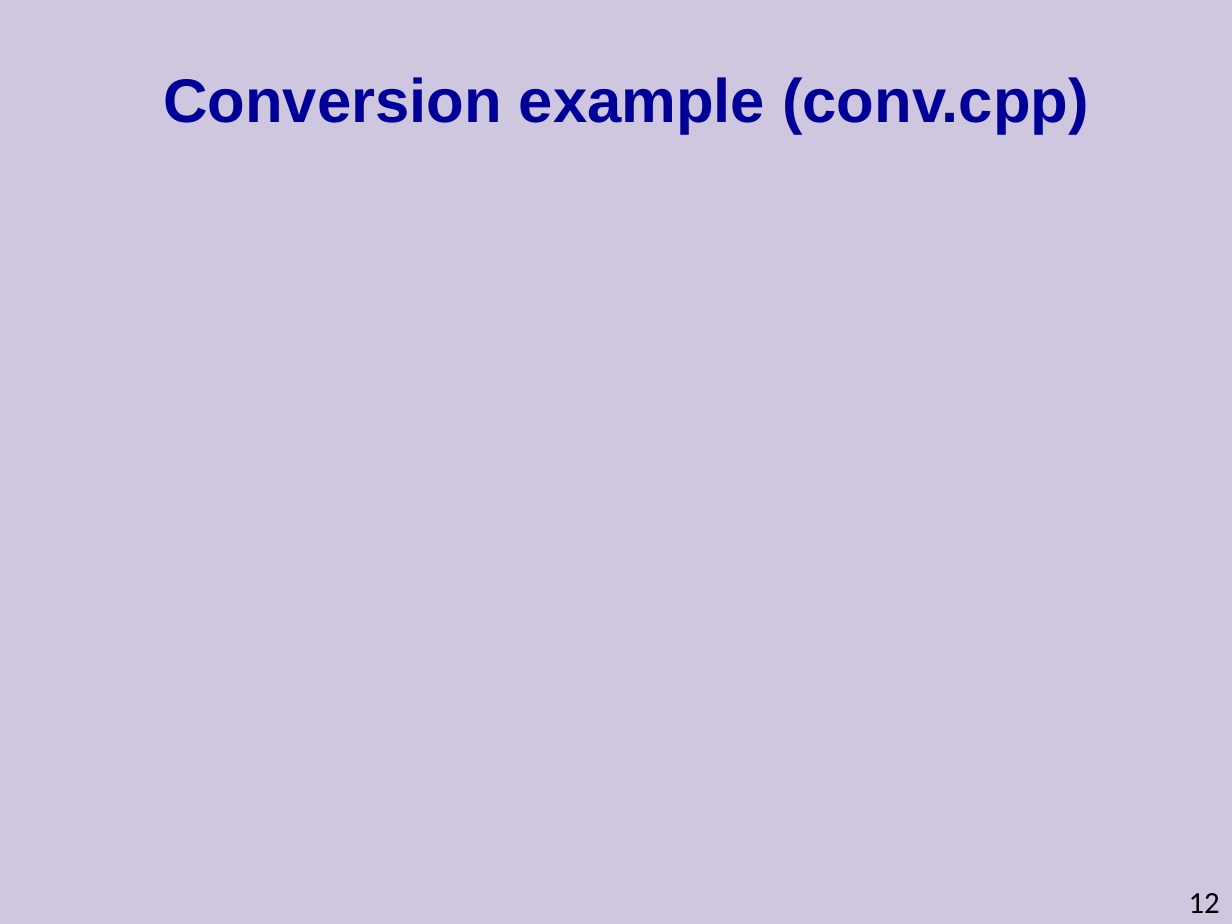
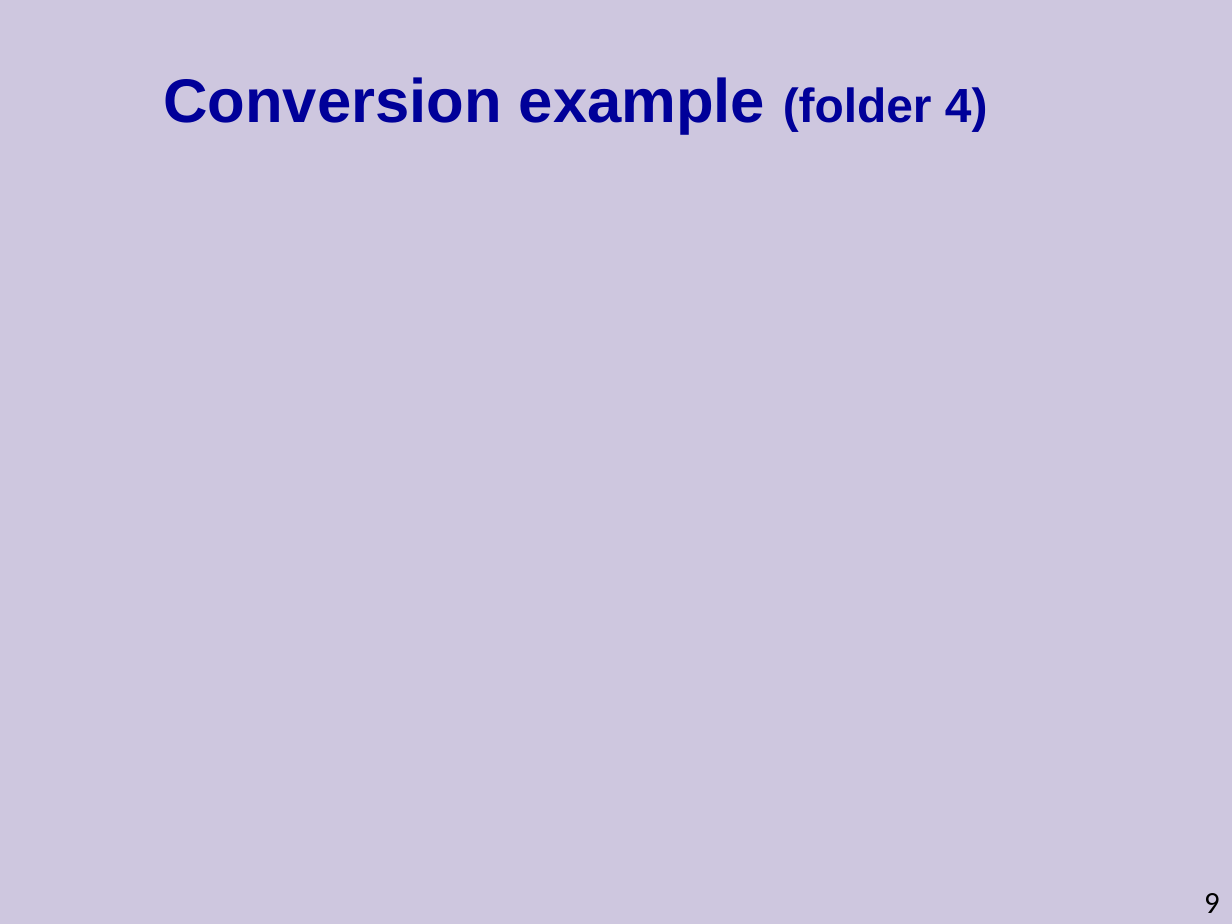
Before and after one commit to cpp-at-ariel/cpp-5778, a slide deck: slide 9 of week05-copy-friend/slides.odp (slide 12 before the commit). Drawn at 1232x924 pixels with LibreOffice and Linux fonts; fonts in the diff are those of the drawing. Boxes give left, top, right and bottom in pixels: in the first picture for what was removed or moved away, otherwise in the second. Text is boxed around its words. In the diff, an @@ line names an element or a change of style, - is before the commit and + after.

```diff
--- a/week05-copy-friend/slides.odp
+++ b/week05-copy-friend/slides.odp
@@ title at <box>163,77,988,133</box>: text changed @@
-Conversion example (conv.cpp)
+Conversion example (folder 4)
@@ page number at <box>1204,893,1220,913</box>: text changed @@
-12
+9
```
Also in this commit, not shown: 3 other slides changed, 1 slide added, 5 slides removed, 23 other files.
